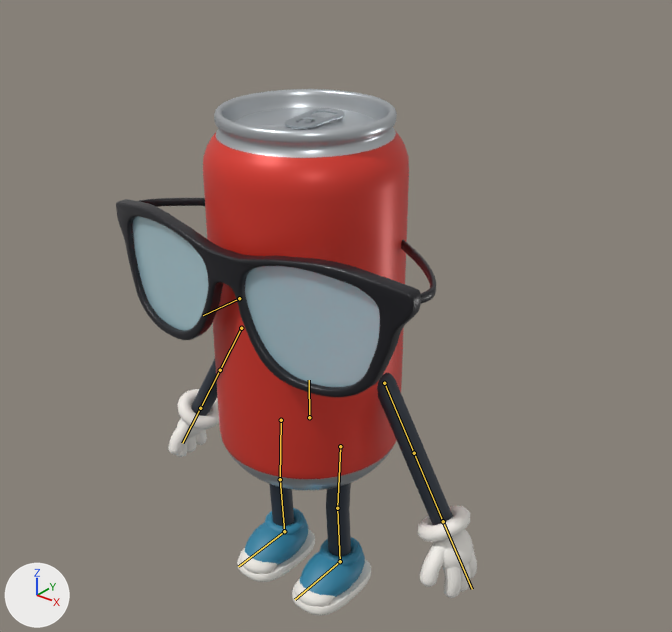
The glTF model models/mnot.glb: old version first, new version second.
Both versions are drawn from a camera (50 mm lens) standing at (1.722, -2.014, 2.279) and looking at (0.049, 0.077, 0.983). The lights are fixed; the arrows at lower left show +X, +Y and +Z. The older version comes first. The bones that change, and the others that lie on the model, are drawn over the model as lines.

Names of what the first picture shows: 'Mnot'.
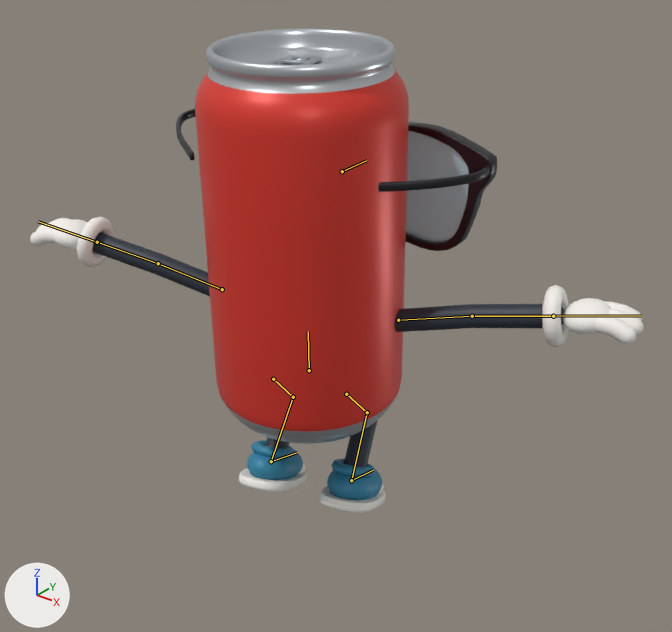
The newer file adds an action. The first version stands in its rest pose; the second is drawn at frame 73 of the action 'Dance'.

The edits, one by one:
Bone 'body' (bone_body) moves from (0.0, 0.0, 0.0) to (0.0, 0.179, 0.0).
Bone 'body' (bone_body) turns from (0, 0, 0) to (-1, -163, 0) degrees about its own x, y and z.
Bone 'glasses' (bone_glasses) moves from (0.0, 0.0, 0.0) to (0.0, 0.0, 0.034).
Bone 'glasses' (bone_glasses) turns from (0, 0, 0) to (0, 0, -14) degrees about its own x, y and z.
Bone 'thigh_L' (bone_thigh_l) turns from (0, 0, 0) to (41, 0, 3) degrees about its own x, y and z.
Bone 'shin_L' (bone_shin_l) turns from (0, 0, 0) to (-85, 0, 0) degrees about its own x, y and z.
Bone 'foot_L' (bone_foot_l) turns from (0, 0, 0) to (18, -2, -2) degrees about its own x, y and z.
Bone 'thigh_R' (bone_thigh_r) turns from (0, 0, 0) to (41, 0, -3) degrees about its own x, y and z.
Bone 'shin_R' (bone_shin_r) turns from (0, 0, 0) to (-85, 0, 0) degrees about its own x, y and z.
Bone 'foot_R' (bone_foot_r) turns from (0, 0, 0) to (18, 2, 2) degrees about its own x, y and z.
Bone 'upper_arm_L' (bone_upper_arm_l) turns from (0, 0, 0) to (-3, 2, 75) degrees about its own x, y and z.
Bone 'forearm_L' (bone_forearm_l) turns from (0, 0, 0) to (3, 0, -5) degrees about its own x, y and z.
Bone 'upper_arm_R' (bone_upper_arm_r) turns from (0, 0, 0) to (-3, -2, -75) degrees about its own x, y and z.
Bone 'forearm_R' (bone_forearm_r) turns from (0, 0, 0) to (3, 0, 5) degrees about its own x, y and z.

Where the change shows, as pixel boxes [x1, y1, x2, y2] in the pictures (672 x 632 px):
'Mnot', posed (70% wider, 8% shorter)
    before: [116, 89, 477, 616]
    after: [30, 28, 643, 513]
bone 'body', root to tip
    before: (309, 417) to (309, 380)
    after: (309, 370) to (308, 331)
bone 'glasses', root to tip
    before: (239, 298) to (203, 315)
    after: (342, 171) to (366, 160)
bone 'thigh_L', root to tip
    before: (340, 446) to (337, 508)
    after: (273, 379) to (293, 397)
bone 'shin_L', root to tip
    before: (337, 508) to (340, 561)
    after: (293, 397) to (271, 461)
bone 'foot_L', root to tip
    before: (340, 561) to (295, 599)
    after: (271, 461) to (297, 452)
bone 'thigh_R', root to tip
    before: (281, 420) to (280, 479)
    after: (346, 394) to (367, 412)
bone 'shin_R', root to tip
    before: (280, 479) to (284, 531)
    after: (367, 412) to (351, 480)
bone 'foot_R', root to tip
    before: (284, 531) to (238, 566)
    after: (351, 480) to (373, 470)
bone 'upper_arm_L', root to tip
    before: (384, 383) to (414, 453)
    after: (222, 289) to (158, 263)
bone 'forearm_L', root to tip
    before: (414, 453) to (443, 521)
    after: (158, 263) to (97, 242)
bone 'upper_arm_R', root to tip
    before: (241, 328) to (220, 370)
    after: (398, 320) to (472, 316)
bone 'forearm_R', root to tip
    before: (220, 370) to (200, 408)
    after: (472, 316) to (553, 316)
